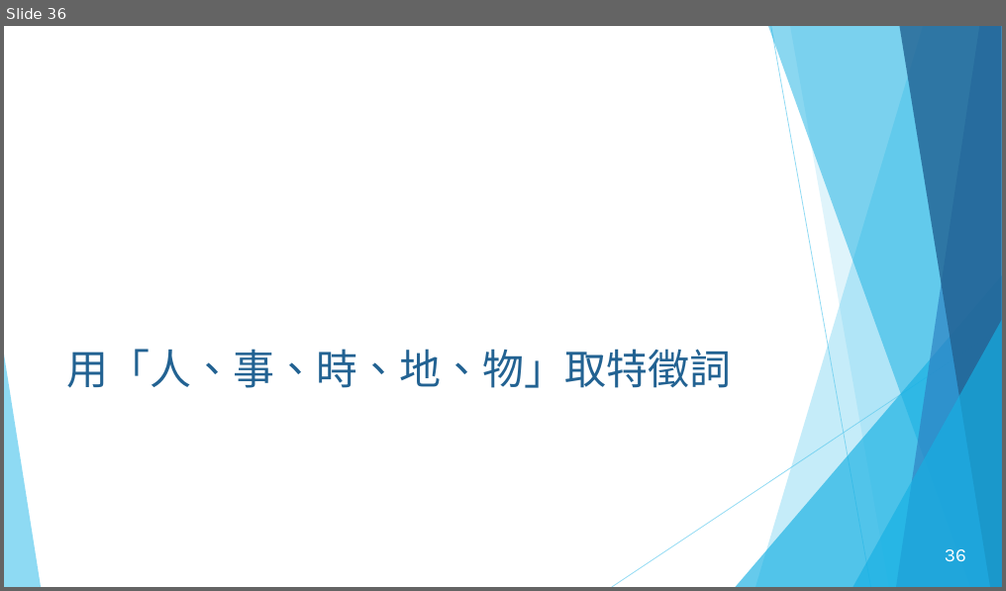
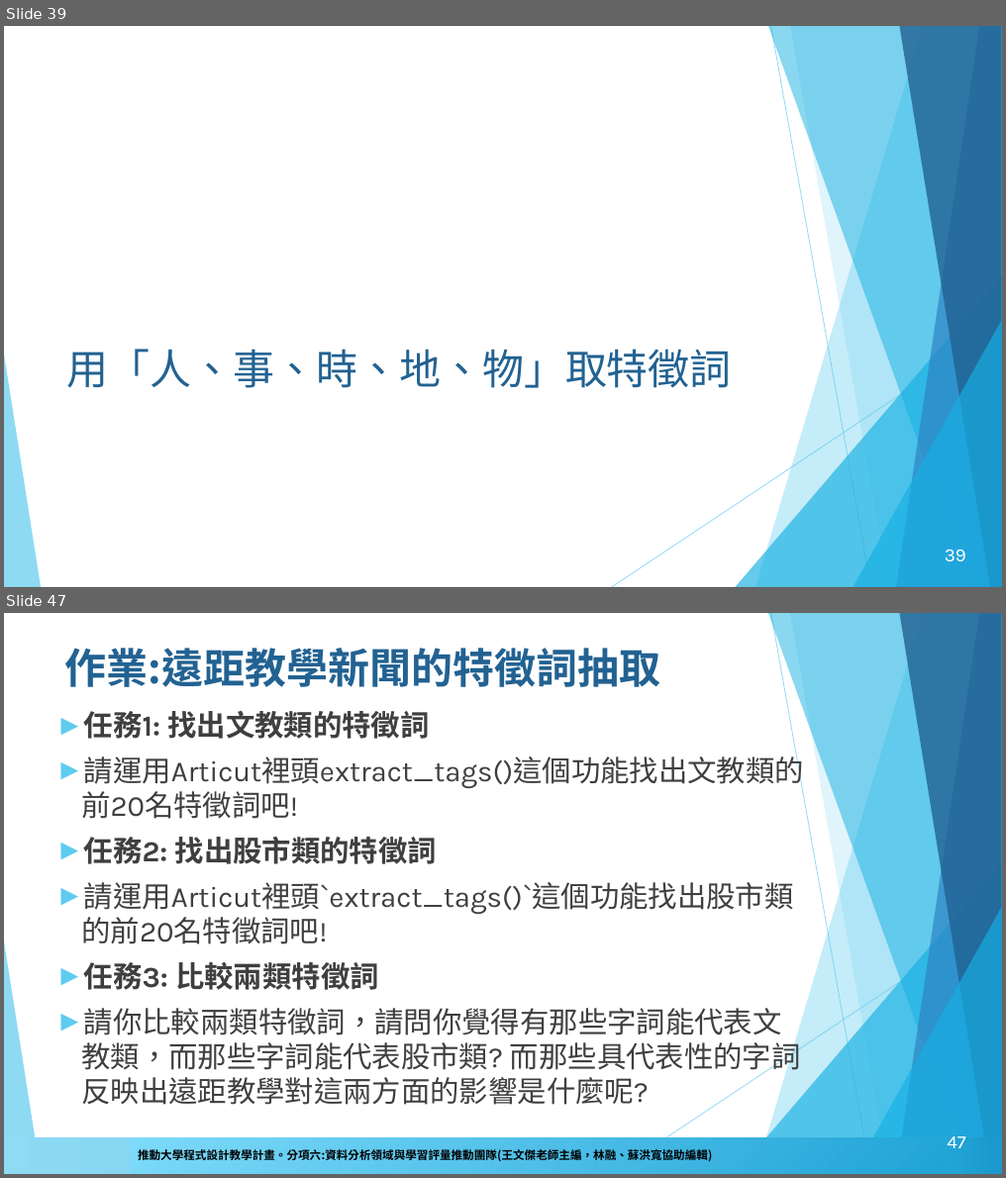
Before and after one commit to howardsukuan/textual-data-analysis-python, a slide deck: week02/文本分析與程式設計Week02.pptx. Shown one above the other, each under a label of ours: slide 36 before the commit, slides 39 and 47 after it; the slides between them are not shown. The pictures are 1006x591 and 1006x1178 pixels, drawn with LibreOffice and Linux fonts; fonts in the diff are those of the drawing; background and template pictures are left out. Boxes give left, top, right and bottom in pixels: in the first picture for what was removed or moved away, otherwise in the second. Text is boxed around its words. In the diff, an @@ line names an element or a change of style, - is before the commit and + after.

```diff
--- a/week02/文本分析與程式設計Week02.pptx
+++ b/week02/文本分析與程式設計Week02.pptx
@@ slide 47 added at [4,613,1002,1174], background #FFFFFF; not listed: 10 template elements that a slide beside it also shows @@
@@ title added at [65,648,660,687], 40 pt, text #226292, bold @@
+作業:遠距教學新聞的特徵詞抽取
@@ text added at [81,711,804,1105], 28 pt, text #3F3F3F @@
+► 任務1: 找出文教類的特徵詞
+► 請運用Articut裡頭extract_tags()這個功能找出文教類的前20名特徵詞吧!
+► 任務2: 找出股市類的特徵詞
+► 請運用Articut裡頭`extract_tags()`這個功能找出股市類的前20名特徵詞吧!
+► 任務3: 比較兩類特徵詞
+► 請你比較兩類特徵詞，請問你覺得有那些字詞能代表文教類，而那些字詞能代表股市類? 而那些具代表性的字詞反映出遠距教學對這兩方面的影響是什麼呢?
@@ rectangle added at [4,1138,1002,1174], fill gradient #8FDAF4 to #53C5EB to #29B6E6 to #1B98CC @@
@@ rectangle added at [131,1139,945,1173], fill gradient #20A4D6 to #7EDBFB, 11 pt, text #000000, bold @@
+推動大學程式設計教學計畫。分項六:資料分析領域與學習評量推動團隊(王文傑老師主編，林融、蘇洪寬協助編輯)
@@ text added at [135,1146,670,1162], 12 pt, text #164161, bold @@
+推動大學程式設計教學計畫。分項六：資料分析領域與學習評量推動團隊（○○系○○老師主編）
@@ page number added at [946,1137,965,1149], 18 pt, text #FFFFFF @@
+47
@@ what was slide 36 is now slide 39 @@
@@ page number at [944,550,966,563]: text changed @@
-36
+39
```
Also in this commit, not shown: 37 slides changed, 10 other slides added, 10 other files.
